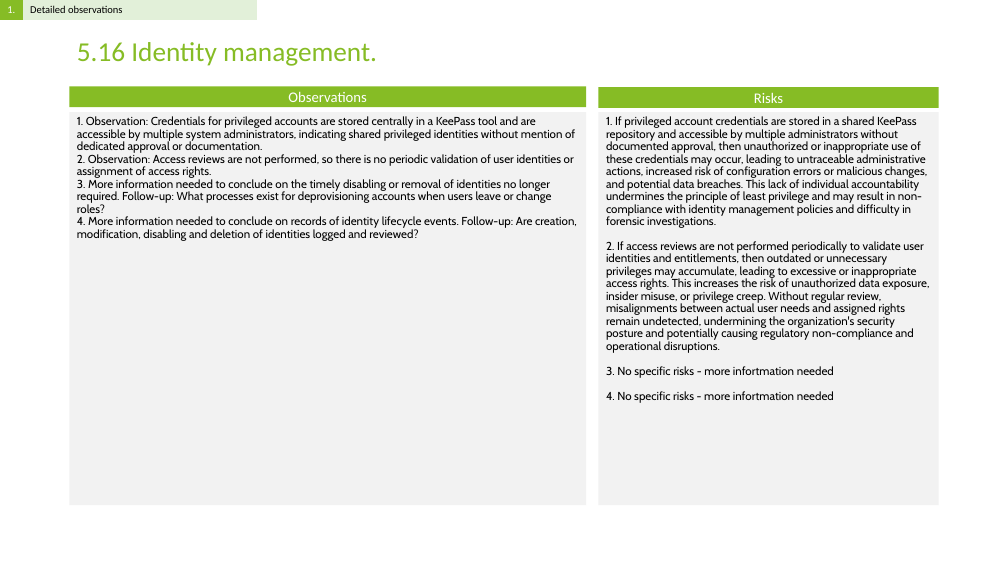
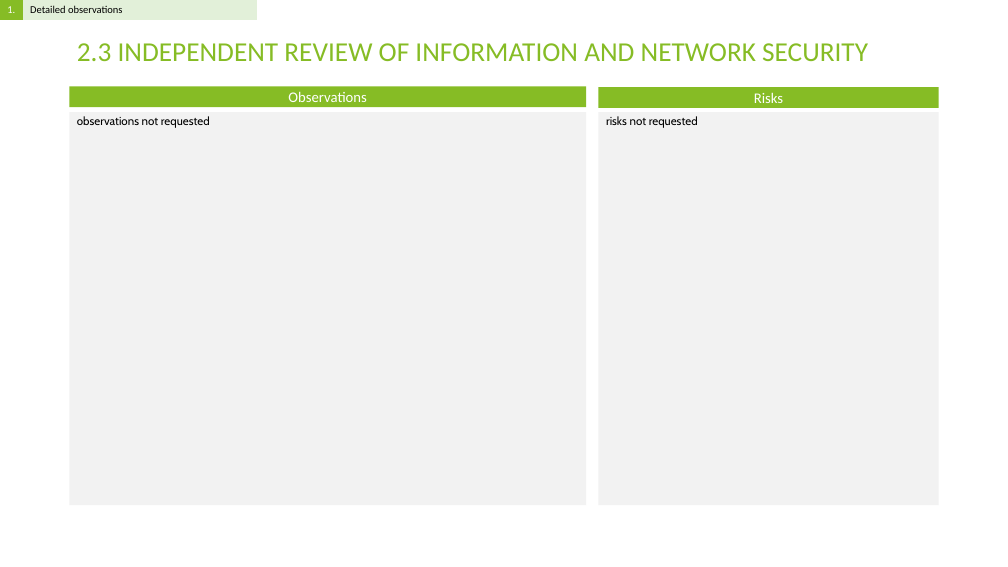
Before and after one commit to Rokas01/tprm, a slide deck: slide 11 of filename.pptx (slide 5 before the commit). Drawn at 1008x567 pixels with LibreOffice and Linux fonts; fonts in the diff are those of the drawing. Boxes give left, top, right and bottom in pixels: in the first picture for what was removed or moved away, otherwise in the second. Text is boxed around its words. In the diff, an @@ line names an element or a change of style, - is before the commit and + after.

```diff
--- a/filename.pptx
+++ b/filename.pptx
@@ title at bbox=[77, 43, 868, 61]: text changed @@
-5.16 Identity management.
+2.3 INDEPENDENT REVIEW OF INFORMATION AND NETWORK SECURITY
@@ text at bbox=[77, 116, 210, 128]: text changed @@
-1. Observation: Credentials for privileged accounts are stored centrally in a KeePass tool and are accessible by multiple system administrators, indicating shared privileged identities without mention of dedicated approval or documentation.
-2. Observation: Access reviews are not performed, so there is no periodic validation of user identities or assignment of access rights.
-3. More information needed to conclude on the timely disabling or removal of identities no longer required. Follow-up: What processes exist for deprovisioning accounts when users leave or change roles?
-4. More information needed to conclude on records of identity lifecycle events. Follow-up: Are creation, modification, disabling and deletion of identities logged and reviewed?
+observations not requested
@@ text at bbox=[606, 116, 698, 128]: text changed @@
-1. If privileged account credentials are stored in a shared KeePass repository and accessible by multiple administrators without documented approval, then unauthorized or inappropriate use of these credentials may occur, leading to untraceable administrative actions, increased risk of configuration errors or malicious changes, and potential data breaches. This lack of individual accountability undermines the principle of least privilege and may result in non-compliance with identity management policies and difficulty in forensic investigations.
-2. If access reviews are not performed periodically to validate user identities and entitlements, then outdated or unnecessary privileges may accumulate, leading to excessive or inappropriate access rights. This increases the risk of unauthorized data exposure, insider misuse, or privilege creep. Without regular review, misalignments between actual user needs and assigned rights remain undetected, undermining the organization's security posture and potentially causing regulatory non-compliance and operational disruptions.
-3. No specific risks - more infortmation needed
-4. No specific risks - more infortmation needed
+risks not requested
```
Also in this commit, not shown: 7 other slides changed, 93 slides added, 11 slides removed, 2 other files.
